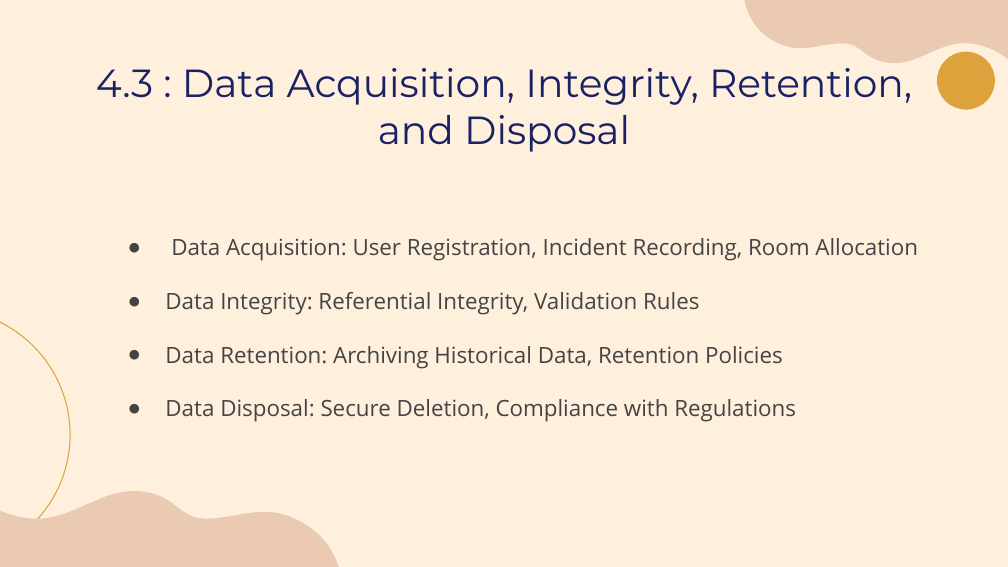
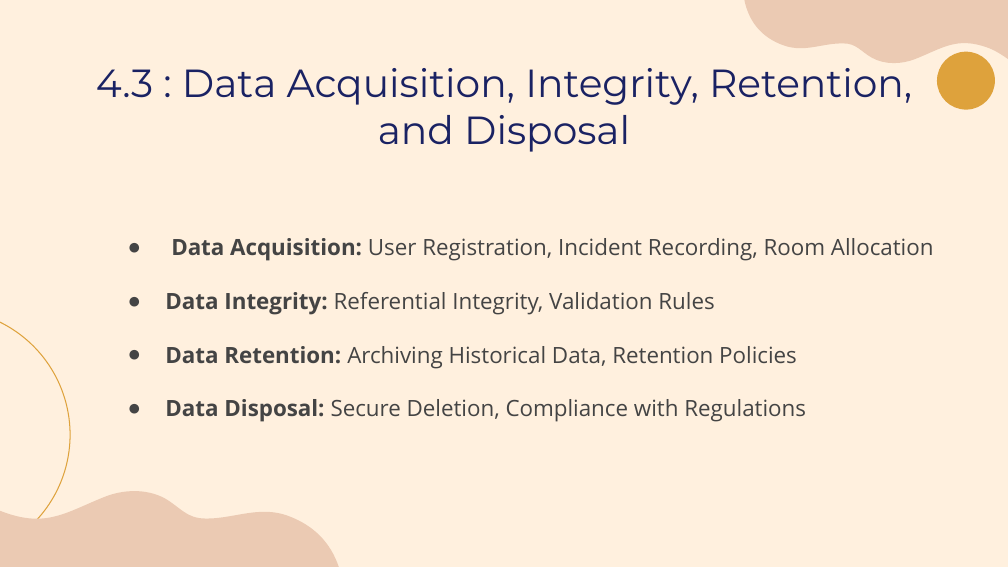
Before and after one commit to laibabintatahir/SRS-HMS, a slide deck: slide 26 of SRS_Presentation.pptx. Drawn at 1008x567 pixels with LibreOffice and Linux fonts; fonts in the diff are those of the drawing. Boxes give left, top, right and bottom in pixels: in the first picture for what was removed or moved away, otherwise in the second. Text is boxed around its words. In the diff, an @@ line names an element or a change of style, - is before the commit and + after.

```diff
--- a/SRS_Presentation.pptx
+++ b/SRS_Presentation.pptx
@@ text "Data Acquisition: User Registration, Incident ..." at (165,238,934,422): bold on in "Data Acquisition:", "Data Integrity:", "Data Retention:", "Data Disposal:" @@
```
Also in this commit, not shown: 20 other slides changed.
